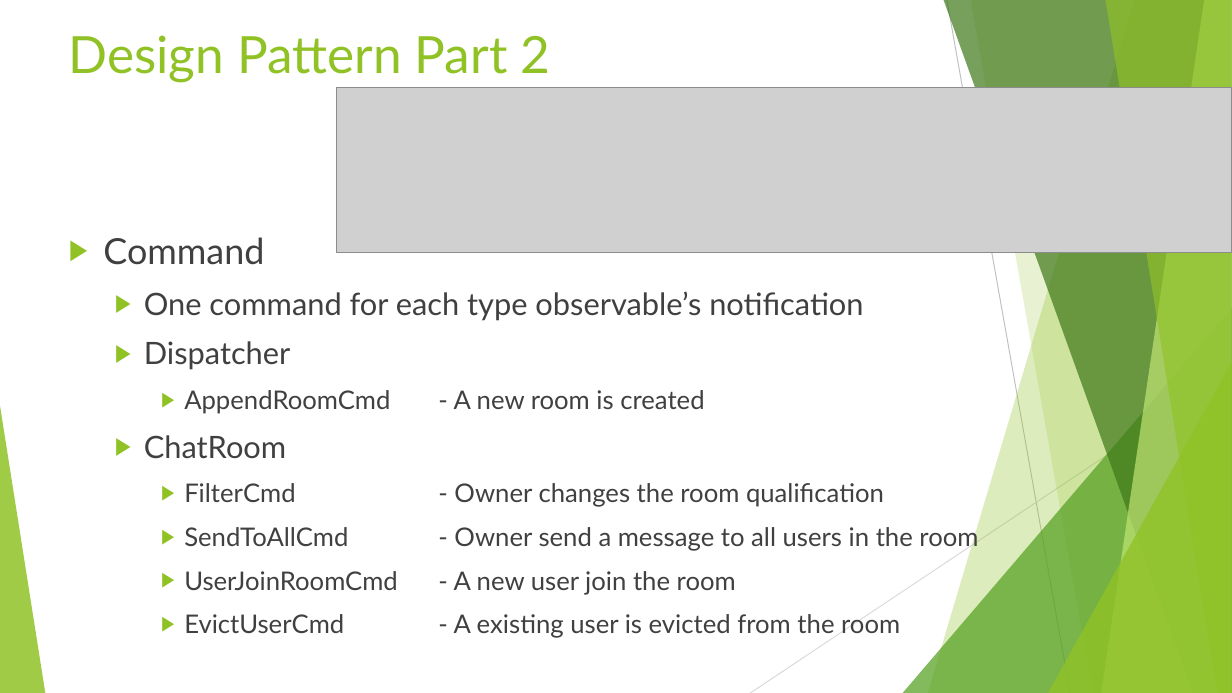
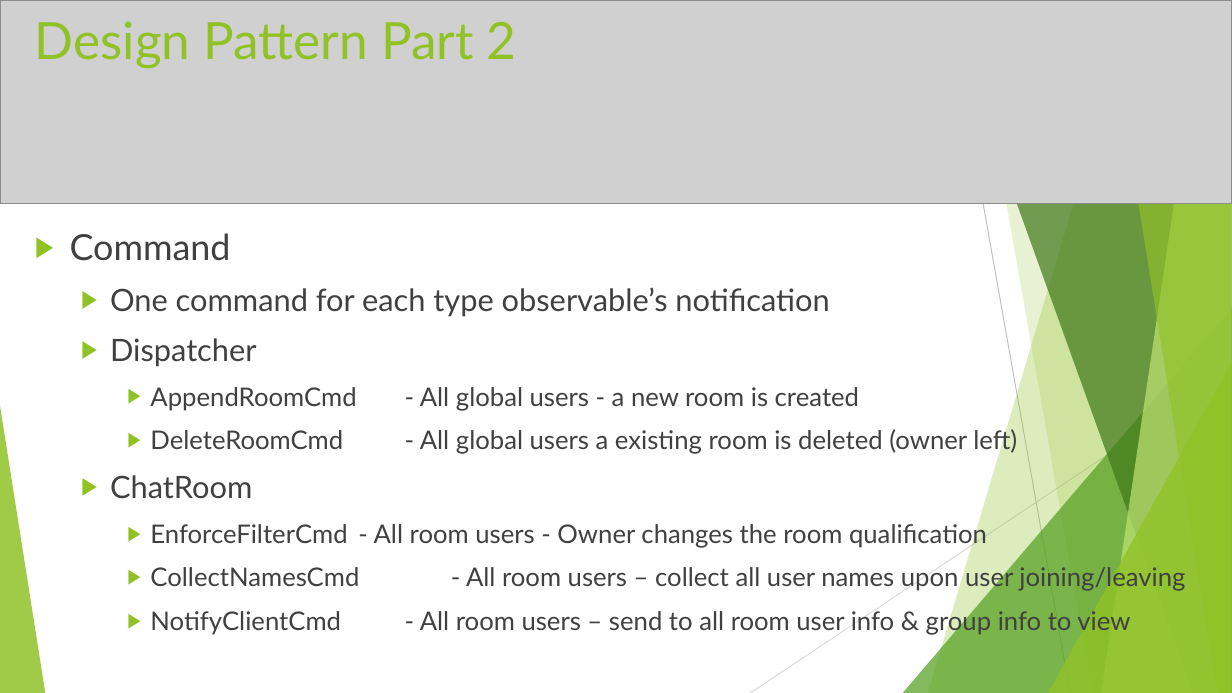
Before and after one commit to pourplusquoi/chatapp, a slide deck: slide 15 of src/main/resources/ChatApp API.pptx. Drawn at 1232x693 pixels with LibreOffice and Linux fonts; fonts in the diff are those of the drawing; grey boxes stand for pictures. Boxes give left, top, right and bottom in pixels: in the first picture for what was removed or moved away, otherwise in the second. Text is boxed around its words. In the diff, an @@ line names an element or a change of style, - is before the commit and + after.

```diff
--- a/src/main/resources/ChatApp API.pptx
+++ b/src/main/resources/ChatApp API.pptx
@@ picture added at bbox=[0, 0, 1232, 203] @@
@@ title "Design Pattern Part 2": place and size @@
-title "Design Pattern Part 2" at bbox=[69, 35, 551, 82]
+title "Design Pattern Part 2" at bbox=[35, 21, 517, 69]
@@ picture removed at bbox=[337, 88, 1232, 253] @@
@@ text "Command": place and size @@
-text "Command" at bbox=[103, 237, 978, 638]
+text "Command" at bbox=[70, 233, 1185, 635]
@@ text at bbox=[150, 387, 1017, 454]: text changed @@
-    ▶ AppendRoomCmd - A new room is created
+    ▶ AppendRoomCmd - All global users - a new room is created
+    ▶ DeleteRoomCmd - All global users a existing room is deleted (owner left)
@@ text at bbox=[150, 521, 1185, 635]: text changed @@
-    ▶ FilterCmd - Owner changes the room qualification
-    ▶ SendToAllCmd - Owner send a message to all users in the room
-    ▶ UserJoinRoomCmd - A new user join the room
-    ▶ EvictUserCmd - A existing user is evicted from the room
+    ▶ EnforceFilterCmd - All room users - Owner changes the room qualification
+    ▶ CollectNamesCmd - All room users – collect all user names upon user joining/leaving
+    ▶ NotifyClientCmd - All room users – send to all room user info & group info to view
```
Also in this commit, not shown: 10 other slides changed, 1 slide added, 1 slide removed.
